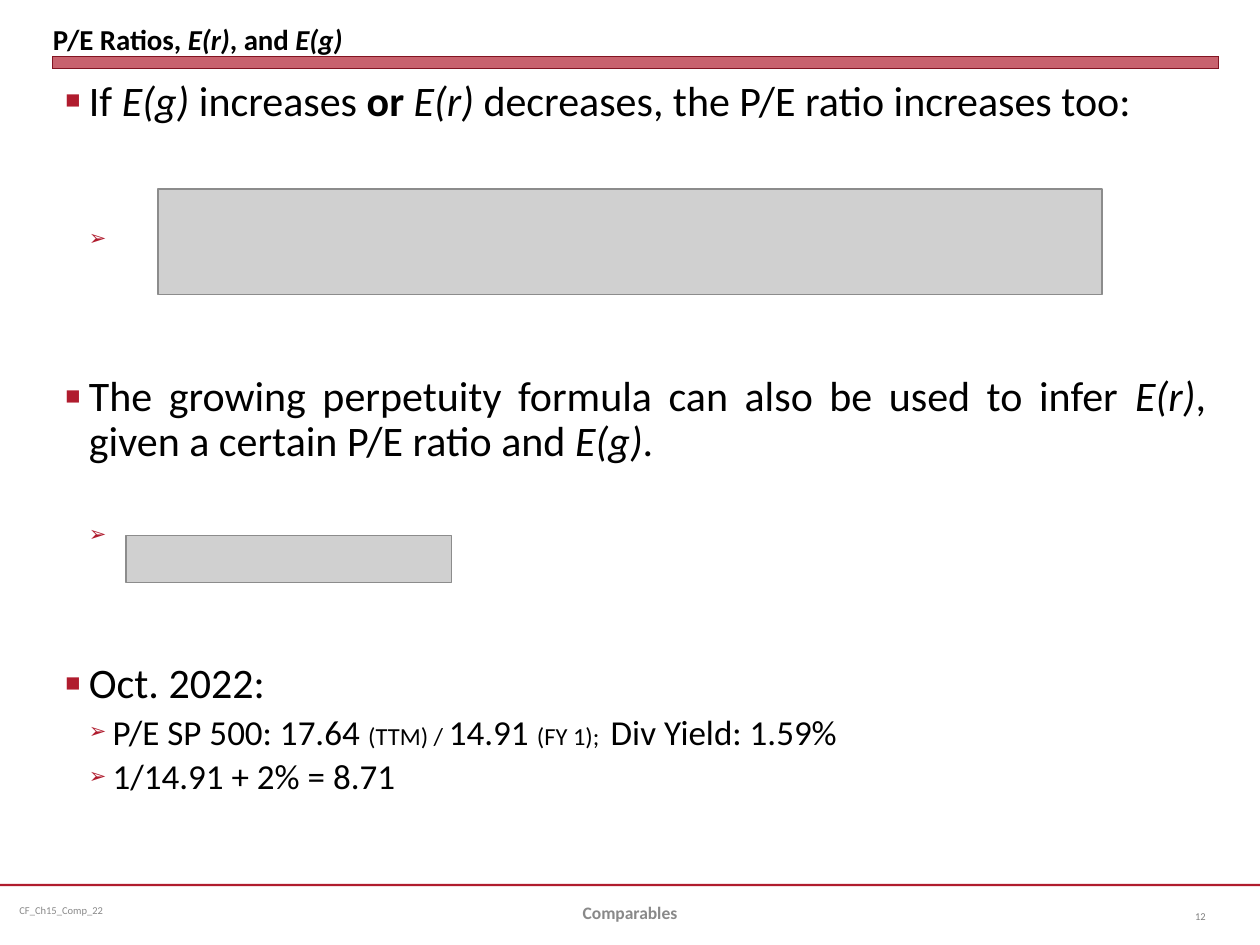
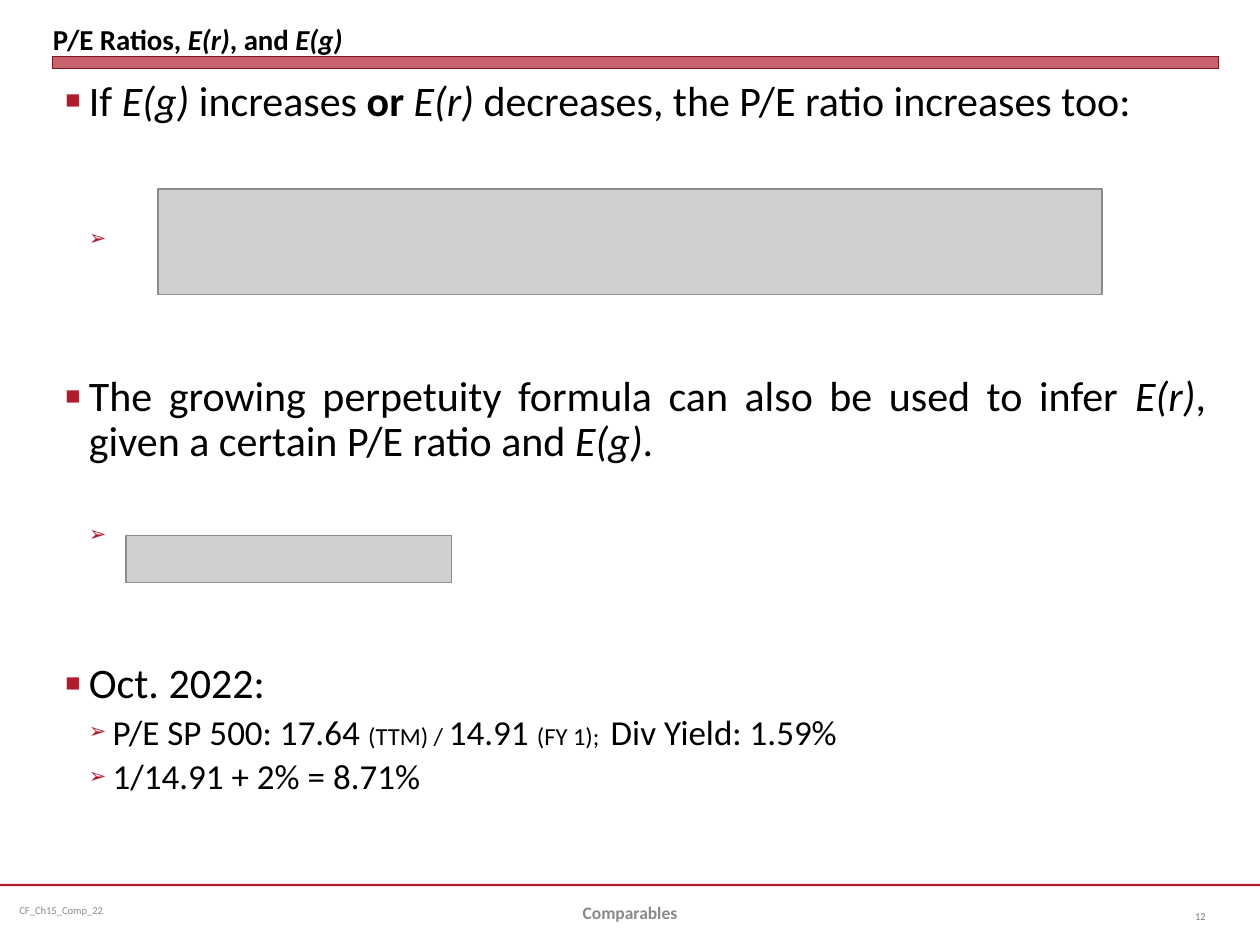
Before and after one commit to jmc877/Corporate-Finance, a slide deck: slide 12 of slides/CF_Ch15_ValComp_22.pptx. Drawn at 1260x945 pixels with LibreOffice and Linux fonts; fonts in the diff are those of the drawing; grey boxes stand for pictures. Boxes give left, top, right and bottom in pixels: in the first picture for what was removed or moved away, otherwise in the second. Text is boxed around its words. In the diff, an @@ line names an element or a change of style, - is before the commit and + after.

```diff
--- a/slides/CF_Ch15_ValComp_22.pptx
+++ b/slides/CF_Ch15_ValComp_22.pptx
@@ text at <box>113,764,420,791</box>: text changed @@
-  ➢ 1/14.91 + 2% = 8.71
+  ➢ 1/14.91 + 2% = 8.71%
```
